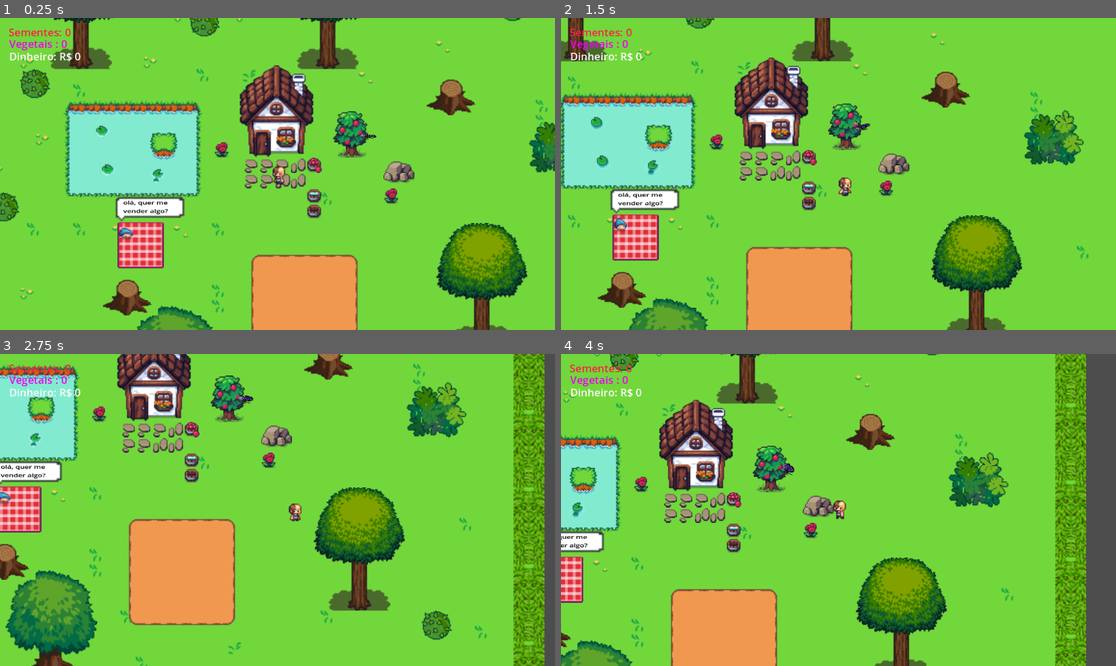
Above: before the commit, frames 1-4 (two rows, left to right).
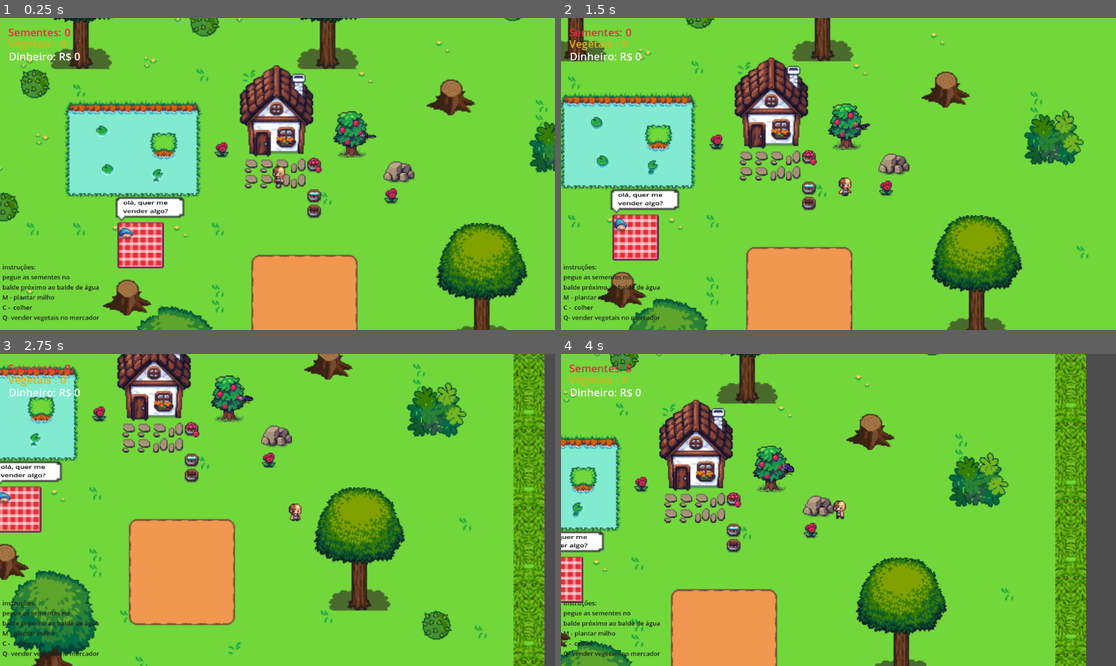
Above: after the commit, the same moments.

Repository: alexlvs/farming
Game: Godot game, scene res://principal.tscn
Same seed, same stepped clock (60 frames per second), same inputs: the game is played once before the commit and once after it.
Inputs:
- Up to frame 1 (0.25 s): no input
- Up to frame 2 (1.5 s): tap Enter (ui_accept) at 0.5, 0.77 s; hold Right (ui_right) 0.53-1.28 s; tap C (colher) at 0.6 s; tap M (milho) at 0.8, 1.35 s; hold Down (ui_down) from 1.28 s (still down)
- Up to frame 3 (2.75 s): tap Enter (ui_accept) at 1.52 s; tap Q (vender) at 1.55, 2.1 s; release Down (ui_down) at 2.03 s; hold Right (ui_right) from 2.03 s (still down); tap C (colher) at 2.3 s
- Up to frame 4 (4 s): release Right (ui_right) at 2.78 s; hold Up (ui_up) 2.78-3.53 s; tap C (colher) at 2.85 s; tap Enter (ui_accept) at 3.02, 3.77 s; tap M (milho) at 3.05, 3.6 s; hold Left (ui_left) from 3.53 s (still down); tap Q (vender) at 3.8 s

The runs differ from the first frame. In frame 1, 1.0% of the frame differs, in the area x 0-18%, y 3-98%; in frame 2, 1.0%; in frame 3, 0.9%; in frame 4, 1.0%.

Commit message:
feat(instruções): adicionando instruções
algumas instruções de atalhos de teclas para jogar

Diff:
--- /dev/null
+++ b/atalhos.gd
@@ -0,0 +1,11 @@
+extends Label
+
+
+# Called when the node enters the scene tree for the first time.
+func _ready() -> void:
+	pass # Replace with function body.
+
+
+# Called every frame. 'delta' is the elapsed time since the previous frame.
+func _process(delta: float) -> void:
+	pass
--- a/principal.tscn
+++ b/principal.tscn
@@ -7,6 +7,7 @@
 [ext_resource type="Texture2D" uid="uid://bw4rjubmt2dsf" path="res://fotos/summer tilemap.png" id="4_7cuts"]
 [ext_resource type="Script" uid="uid://mpod5vk26a6s" path="res://tomate.gd" id="5_ep5lw"]
 [ext_resource type="Texture2D" uid="uid://blt36fctfpbqg" path="res://fotos/butterfly spritesheet.png" id="7_jpj0s"]
+[ext_resource type="Script" uid="uid://byebvgby61hg8" path="res://atalhos.gd" id="8_sf0on"]
 [ext_resource type="Script" uid="uid://c71tycoitsqkh" path="res://vegetais.gd" id="9_xrbya"]
 [ext_resource type="Script" uid="uid://b8y6tnuar3kx4" path="res://dinheiro.gd" id="10_sf0on"]
 [ext_resource type="Texture2D" uid="uid://30grk7p017ke" path="res://fotos/blue mushroom sheet.png" id="11_ommbi"]
@@ -1201,34 +1202,50 @@
 
 [node name="segura_informacoes" type="CanvasLayer" parent="."]
 
-[node name="semente_tomate" type="Label" parent="segura_informacoes"]
-offset_left = 18.0
+[node name="semente" type="Label" parent="segura_informacoes"]
+offset_left = 17.0
 offset_top = 14.0
-offset_right = 171.0
-offset_bottom = 39.0
+offset_right = 170.0
+offset_bottom = 45.0
 theme_override_colors/font_color = Color(0.9820722, 0.13004959, 0.27428812, 1)
 theme_override_font_sizes/font_size = 22
 text = "Sementes :"
 
 [node name="vegetais" type="Label" parent="segura_informacoes"]
-offset_left = 19.0
+offset_left = 17.0
 offset_top = 38.0
-offset_right = 121.0
+offset_right = 119.0
 offset_bottom = 69.0
-theme_override_colors/font_color = Color(0.9347907, 0.0008677012, 0.9587706, 1)
+theme_override_colors/font_color = Color(0.8657704, 0.68800545, 0.116166346, 1)
 theme_override_font_sizes/font_size = 22
 text = "Vegetais :"
 script = ExtResource("9_xrbya")
 
 [node name="Dinheiro" type="Label" parent="segura_informacoes"]
-offset_left = 19.0
+offset_left = 18.0
 offset_top = 64.0
-offset_right = 111.0
+offset_right = 110.0
 offset_bottom = 95.0
 theme_override_colors/font_color = Color(0.9867516, 0.9867516, 0.9867516, 1)
 theme_override_font_sizes/font_size = 22
 text = "Dinheiro"
 script = ExtResource("10_sf0on")
+
+[node name="atalhos" type="Label" parent="segura_informacoes"]
+offset_left = 5.0
+offset_top = 508.0
+offset_right = 253.0
+offset_bottom = 652.0
+theme_override_colors/font_color = Color(0.12225223, 0.12225223, 0.12225223, 1)
+theme_override_font_sizes/font_size = 13
+text = "instruções:
+pegue as sementes no
+balde próximo ao balde de água
+M - plantar milho
+C -  colher
+Q- vender vegetais no mercador
+"
+script = ExtResource("8_sf0on")
 
 [node name="sementes" type="Area2D" parent="."]
 position = Vector2(36, 28)
--- a/tomate.gd
+++ b/tomate.gd
@@ -18,7 +18,7 @@
 
 func _process(delta: float) -> void:
 
-	$"../segura_informacoes/semente_tomate".text = str("Sementes: " ,Dados.semente)
+	$"../segura_informacoes/semente".text = str("Sementes: " ,Dados.semente)
 
 	if terra == "sim" and ja_tem_planta == "nao" :
 		if Dados.semente >=1 and Input.is_action_just_pressed("ui_accept"):
Not shown, added: atalhos.gd.uid
Not shown: 1 places in principal.tscn that only renumber resources
